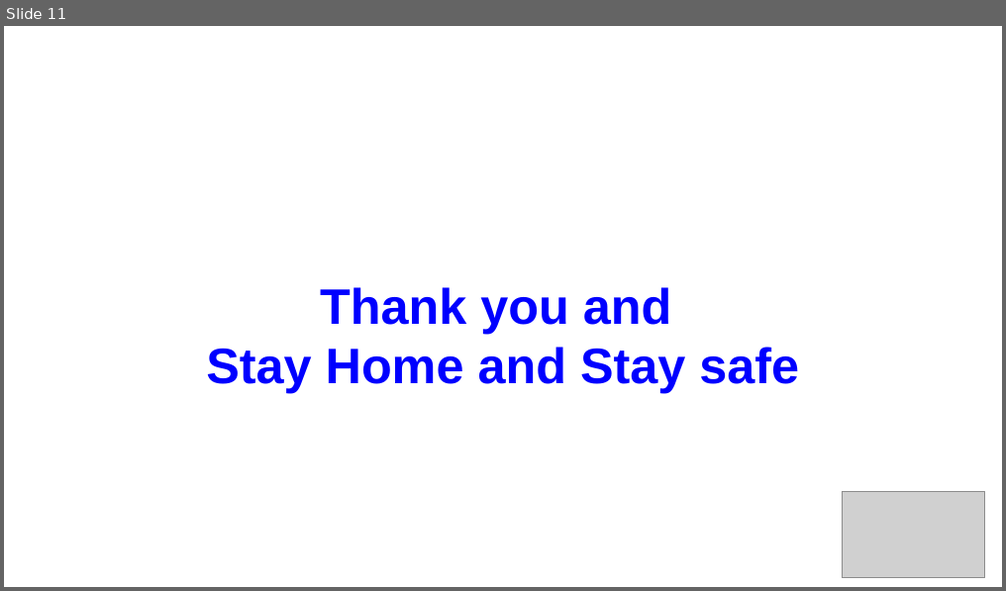
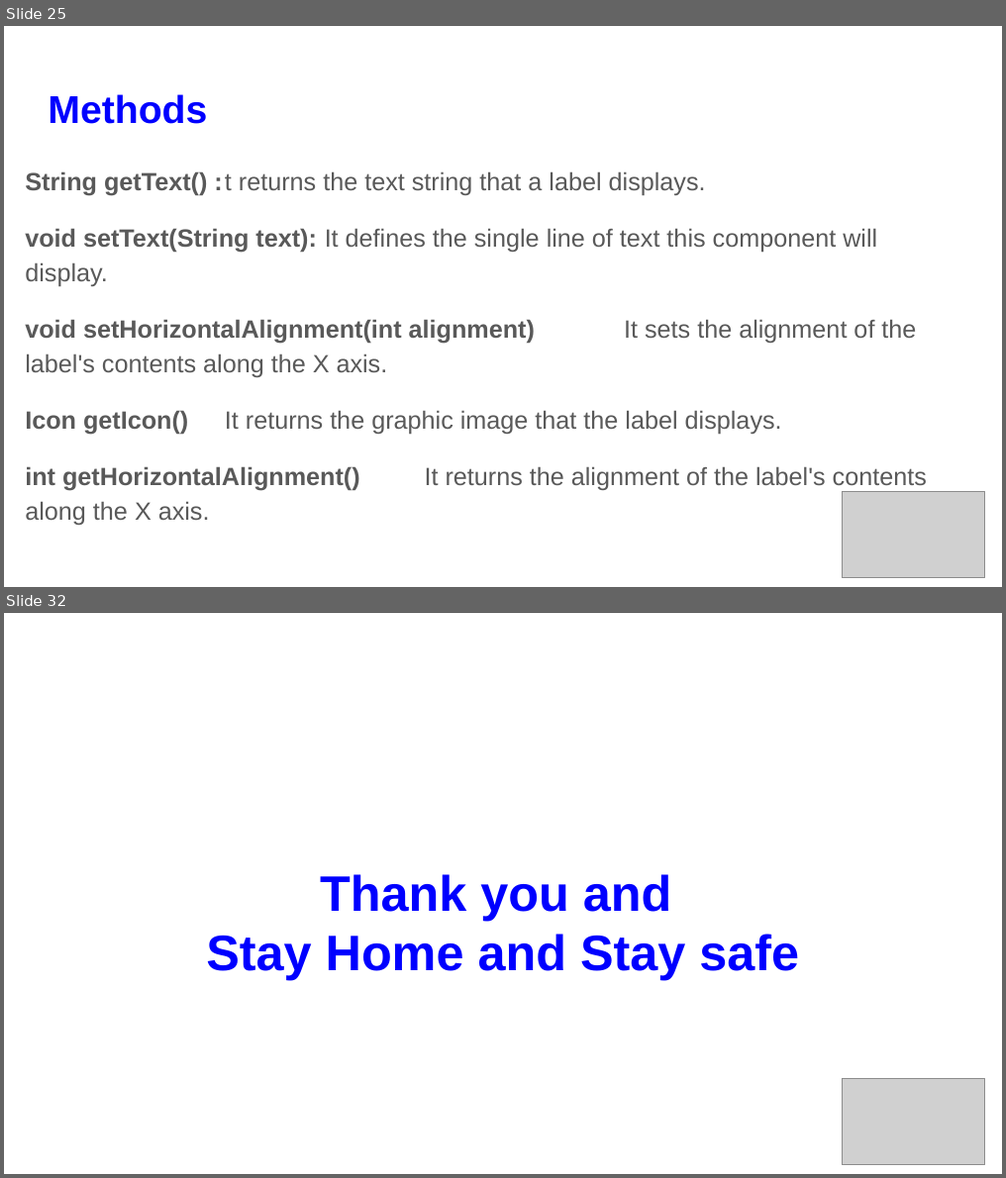
Before and after one commit to saifnalband/JAVA_OOPS, a slide deck: slides/Lec-35.pptx. Shown one above the other, each under a label of ours: slide 11 before the commit, slides 25 and 32 after it; the slides between them are not shown. The pictures are 1006x591 and 1006x1178 pixels, drawn with LibreOffice and Linux fonts; fonts in the diff are those of the drawing; grey boxes stand for pictures. Boxes give left, top, right and bottom in pixels: in the first picture for what was removed or moved away, otherwise in the second. Text is boxed around its words. In the diff, an @@ line names an element or a change of style, - is before the commit and + after.

```diff
--- a/slides/Lec-35.pptx
+++ b/slides/Lec-35.pptx
@@ slide 25 added at <box>4,26,1002,587</box>, background #FFFFFF @@
@@ title added at <box>48,94,207,124</box>, 28 pt, text #0000FF, bold @@
+Methods
@@ text added at <box>25,172,927,491</box>, 18 pt, text #595959 @@
+String getText() : t returns the text string that a label displays.
+void setText(String text): It defines the single line of text this component will display.
+void setHorizontalAlignment(int alignment) It sets the alignment of the label's contents along the X axis.
+Icon getIcon() It returns the graphic image that the label displays.
+int getHorizontalAlignment() It returns the alignment of the label's contents along the X axis.
@@ picture added at <box>843,492,985,578</box> @@
@@ what was slide 11 is now slide 32 @@
```
Also in this commit, not shown: 5 slides changed, 23 other slides added, 3 slides removed, 3 other files.
